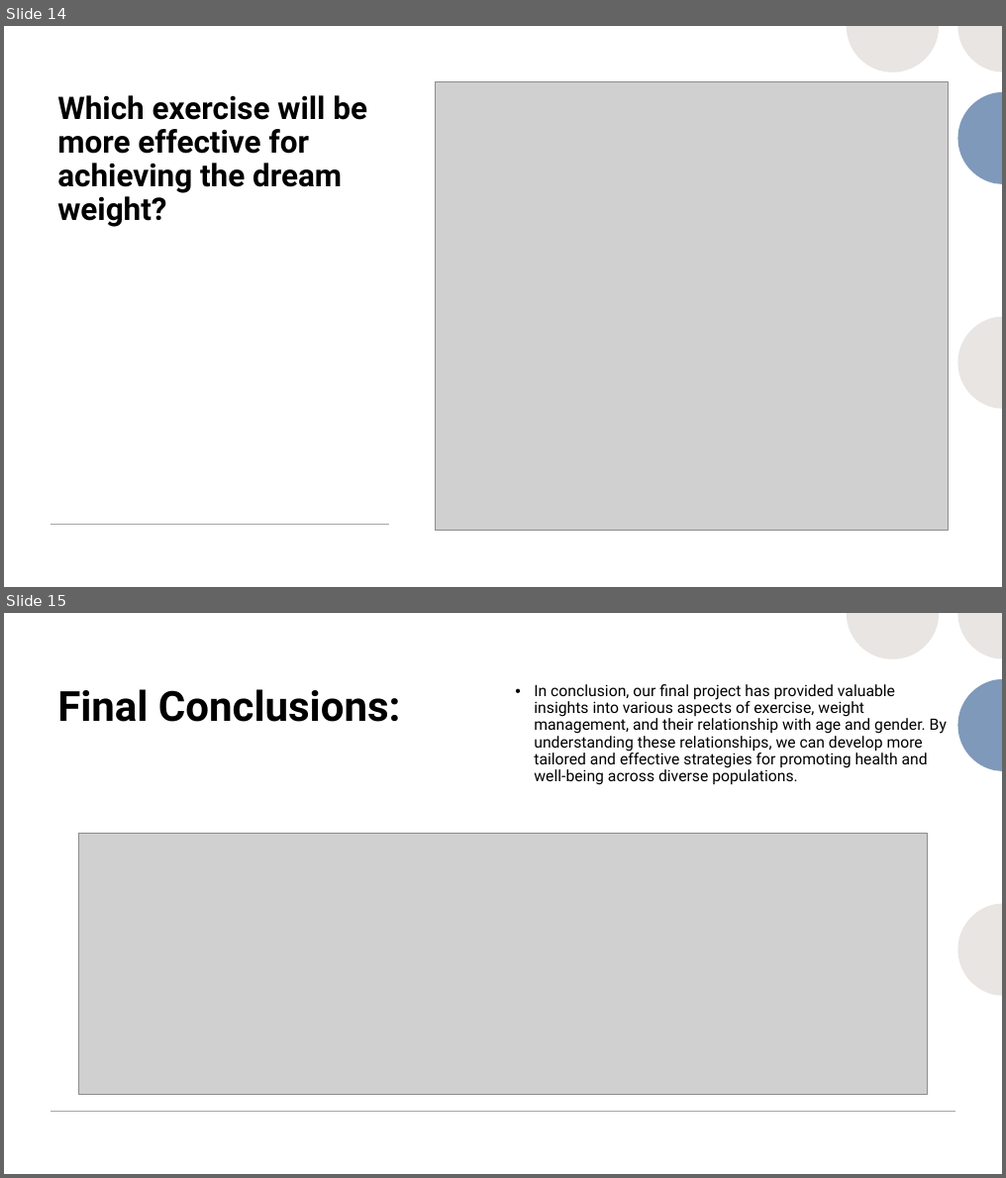
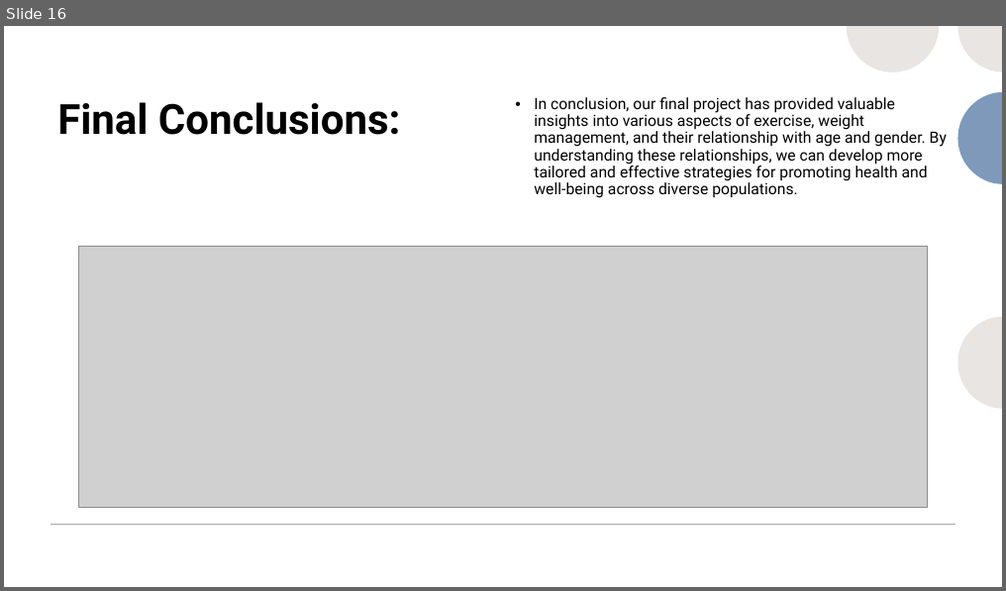
Before and after one commit to Zoouri/Project-3---Group-3, a slide deck: Presentation.pptx. Shown one above the other, each under a label of ours: slides 14 and 15 before the commit, slide 16 after it. The pictures are 1006x1178 and 1006x591 pixels, drawn with LibreOffice and Linux fonts; fonts in the diff are those of the drawing; grey boxes stand for pictures. Boxes give left, top, right and bottom in pixels: in the first picture for what was removed or moved away, otherwise in the second. Text is boxed around its words. In the diff, an @@ line names an element or a change of style, - is before the commit and + after.

```diff
--- a/Presentation.pptx
+++ b/Presentation.pptx
@@ slide 14 removed at [4, 26, 1002, 587], background #FFFFFF @@
@@ rectangle removed at [4, 26, 1002, 587] @@
@@ group removed at [846, 26, 1002, 408]: 4 freeform shapes @@
@@ group removed at [735, 26, 1002, 587]: 7 freeform shapes @@
@@ picture removed at [436, 82, 948, 531] @@
@@ title removed at [57, 95, 367, 227] @@
-Which exercise will be more effective for achieving the dream weight?
@@ group removed at [512, 26, 1002, 587]: 10 freeform shapes @@
@@ line removed from (51, 525) to (389, 525) @@
@@ what was slide 15 is now slide 16 @@
```
Also in this commit, not shown: 1 slide changed, 9 slides added, 9 other slides removed, 1 other file.
